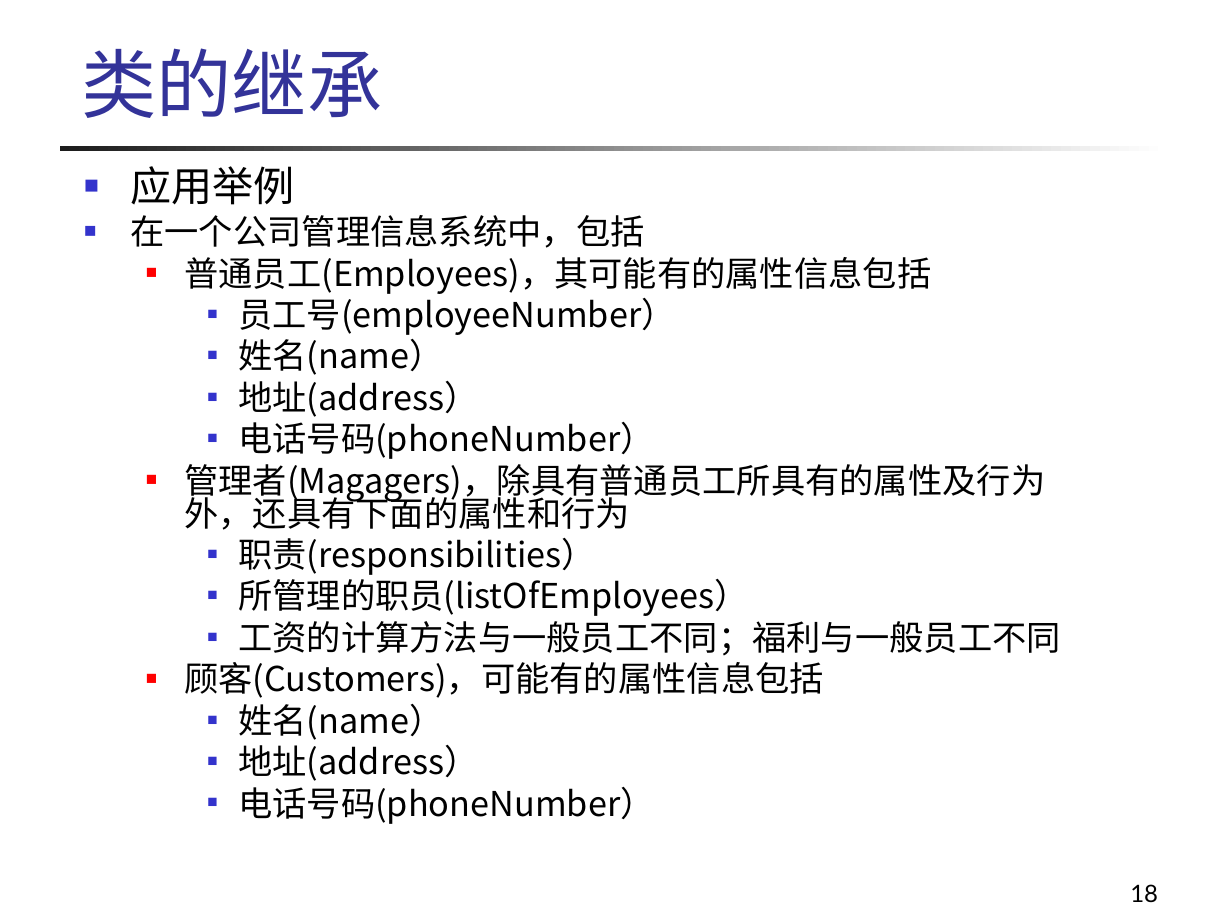
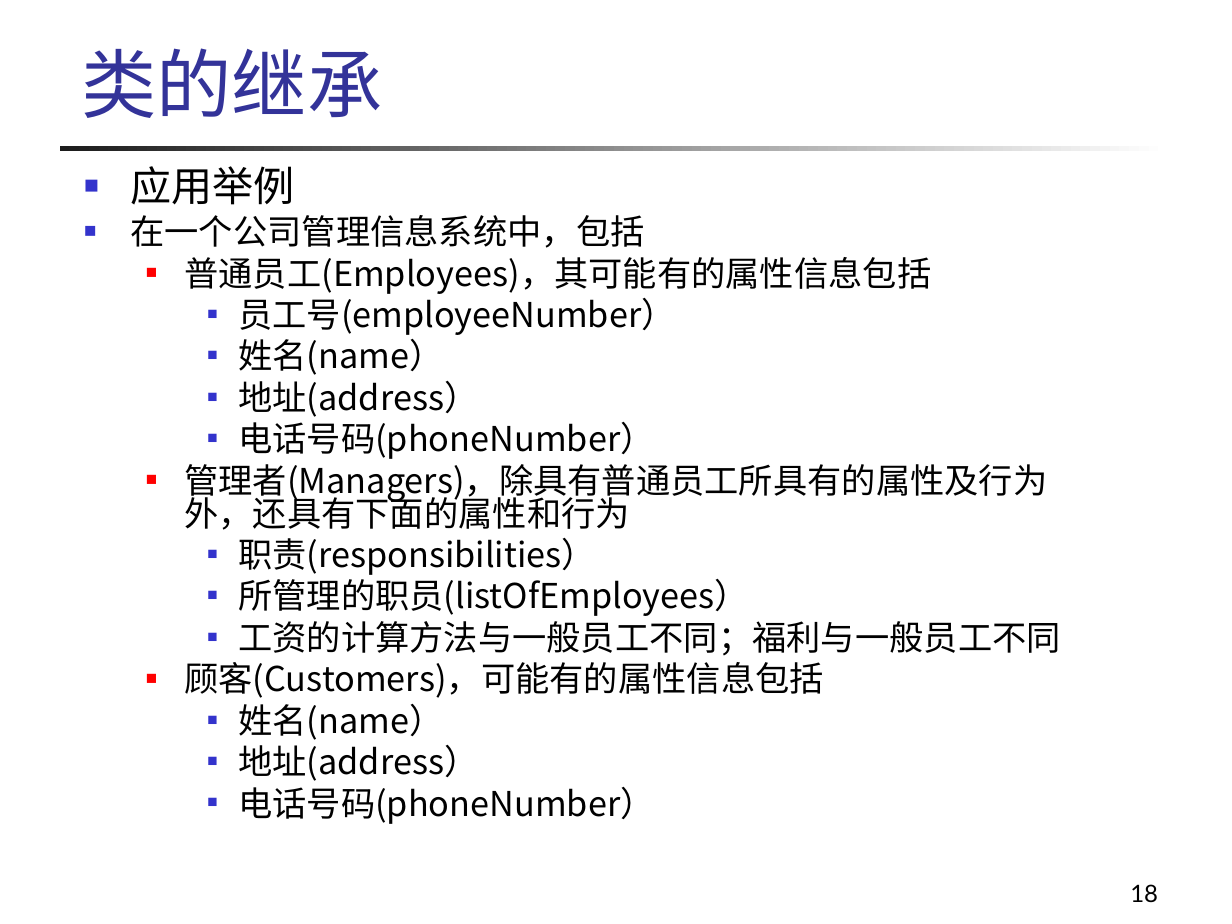
Before and after one commit to wangjin0818/Object_Oriented_Programming_2021, a slide deck: slide 18 of week 04/第04章-继承与多态.ppt. Drawn at 1232x924 pixels with LibreOffice and Linux fonts; fonts in the diff are those of the drawing; background and template pictures are left out. Boxes give left, top, right and bottom in pixels: in the first picture for what was removed or moved away, otherwise in the second. Text is boxed around its words. In the diff, an @@ line names an element or a change of style, - is before the commit and + after.

```diff
--- a/week 04/第04章-继承与多态.ppt
+++ b/week 04/第04章-继承与多态.ppt
@@ text at (x1=184, y1=464, x2=1047, y2=530): text changed @@
-  ■ 管理者(Magagers)，除具有普通员工所具有的属性及行为外，还具有下面的属性和行为
+  ■ 管理者(Managers)，除具有普通员工所具有的属性及行为外，还具有下面的属性和行为
```
Also in this commit, not shown: 5 other slides changed.
